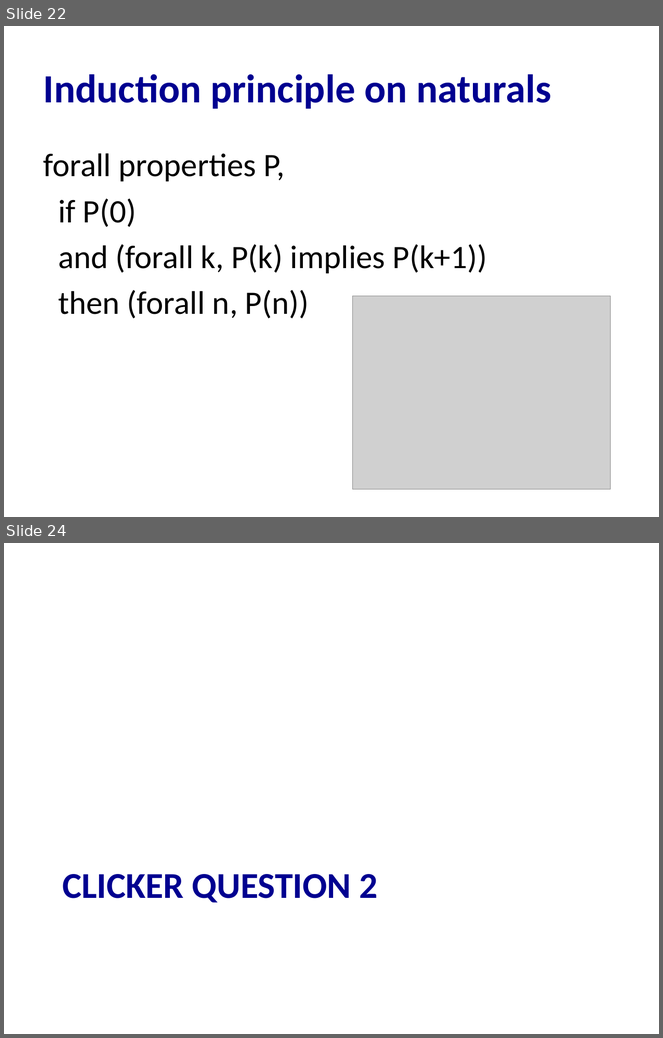
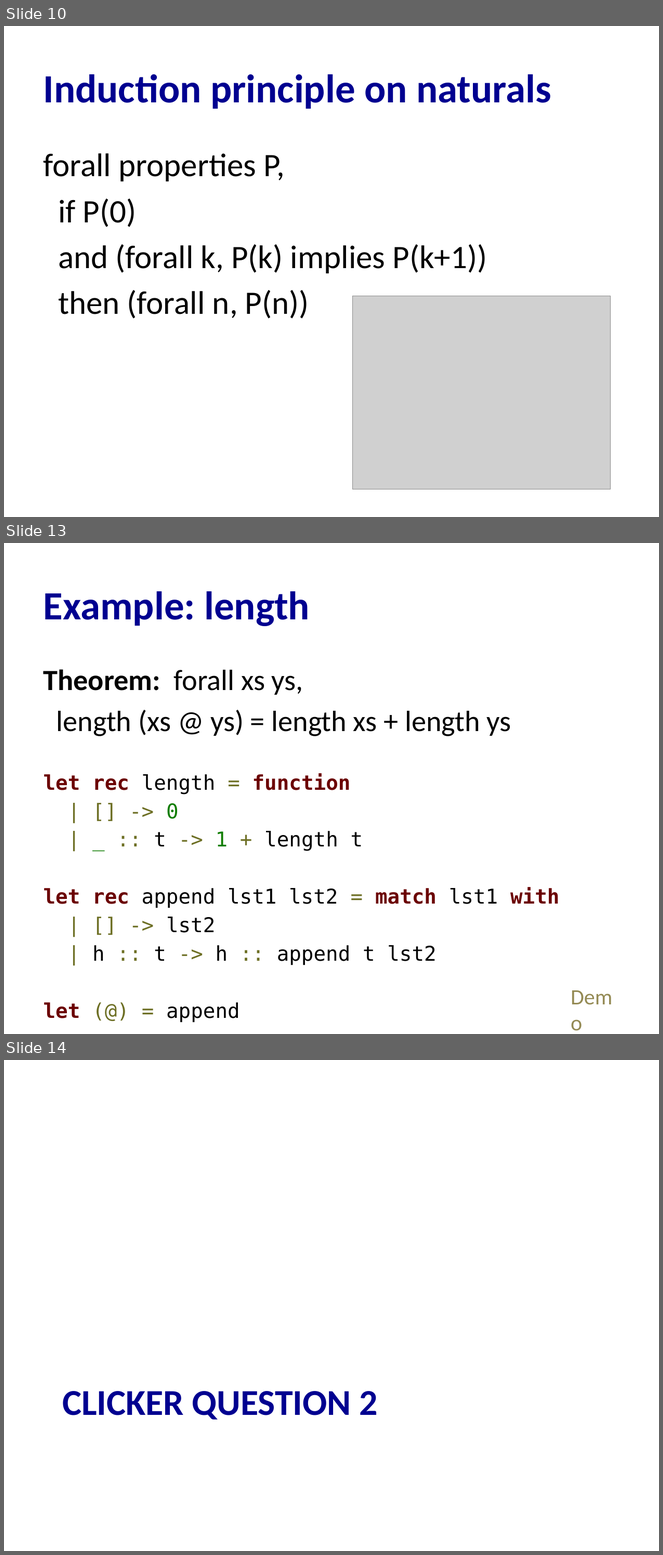
Before and after one commit to cs3110/materials-2019fa, a slide deck: 20-proofs/lec.pptx. Shown one above the other, each under a label of ours: slides 22 and 24 before the commit, slides 10, 13 and 14 after it; the slides between them are not shown. The pictures are 663x1038 and 663x1555 pixels, drawn with LibreOffice and Linux fonts; fonts in the diff are those of the drawing; grey boxes stand for pictures. Boxes give left, top, right and bottom in pixels: in the first picture for what was removed or moved away, otherwise in the second. Text is boxed around its words. In the diff, an @@ line names an element or a change of style, - is before the commit and + after.

```diff
--- a/20-proofs/lec.pptx
+++ b/20-proofs/lec.pptx
@@ slide 13 added at (x1=4, y1=543, x2=659, y2=1034), background #FFFFFF @@
@@ title added at (x1=44, y1=591, x2=310, y2=626), 44 pt, text #000090, bold @@
+Example: length
@@ text added at (x1=44, y1=669, x2=559, y2=965), 22.4 pt, text #000000 @@
+Theorem: forall xs ys,
+length (xs @ ys) = length xs + length ys
+let rec length = function
+| [] -> 0
+| _ :: t -> 1 + length t
+let rec append lst1 lst2 = match lst1 with
+| [] -> lst2
+| h :: t -> h :: append t lst2
+let (@) = append
@@ text added at (x1=564, y1=980, x2=630, y2=1013), 24 pt, text #948A54 @@
+Demo
@@ what was slide 22 is now slide 10 @@
@@ what was slide 24 is now slide 14 @@
```
Also in this commit, not shown: 4 slides changed, 15 other slides added, 28 slides removed, 1 other file.
